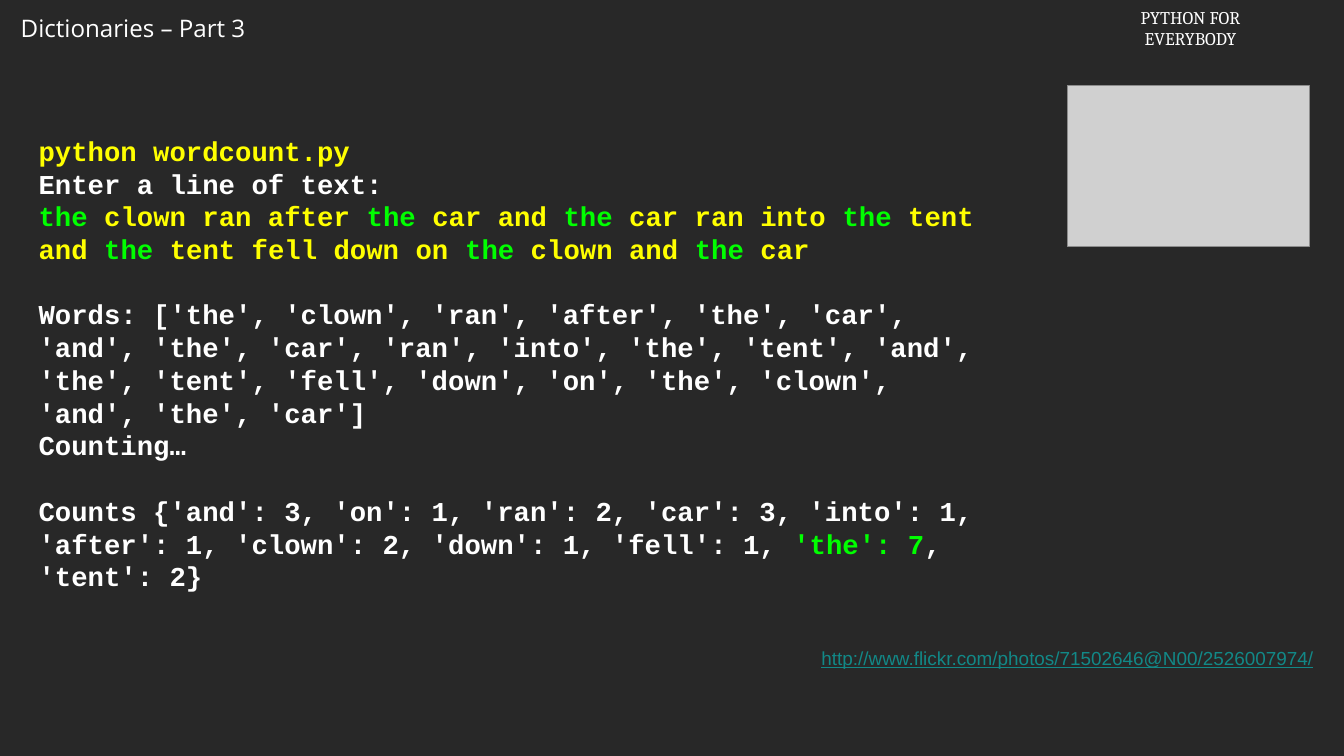
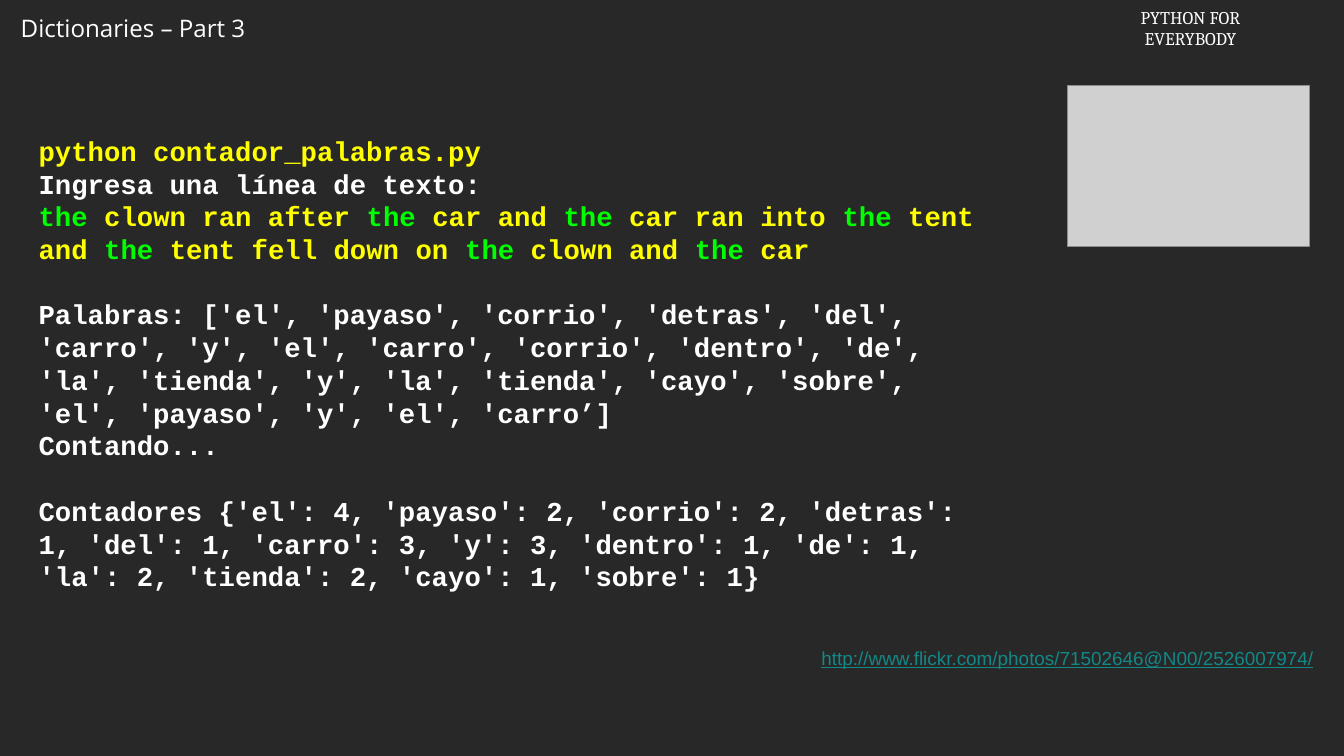
Before and after one commit to csev/py4e, a slide deck: slide 3 of ai/9.3.pptx. Drawn at 1344x756 pixels with LibreOffice and Linux fonts; fonts in the diff are those of the drawing; grey boxes stand for pictures; background and template pictures are left out. Boxes give left, top, right and bottom in pixels: in the first picture for what was removed or moved away, otherwise in the second. Text is boxed around its words. In the diff, an @@ line names an element or a change of style, - is before the commit and + after.

```diff
--- a/ai/9.3.pptx
+++ b/ai/9.3.pptx
@@ text at <box>39,142,481,200</box>: text changed @@
-python wordcount.py
-Enter a line of text:
+python contador_palabras.py
+Ingresa una línea de texto:
@@ text at <box>39,305,956,592</box>: text changed @@
-Words: ['the', 'clown', 'ran', 'after', 'the', 'car', 'and', 'the', 'car', 'ran', 'into', 'the', 'tent', 'and', 'the', 'tent', 'fell', 'down', 'on', 'the', 'clown', 'and', 'the', 'car']
-Counting…
-Counts {'and': 3, 'on': 1, 'ran': 2, 'car': 3, 'into': 1, 'after': 1, 'clown': 2, 'down': 1, 'fell': 1, 'the': 7, 'tent': 2}
+Palabras: ['el', 'payaso', 'corrio', 'detras', 'del', 'carro', 'y', 'el', 'carro', 'corrio', 'dentro', 'de', 'la', 'tienda', 'y', 'la', 'tienda', 'cayo', 'sobre', 'el', 'payaso', 'y', 'el', 'carro’]
+Contando...
+Contadores {'el': 4, 'payaso': 2, 'corrio': 2, 'detras': 1, 'del': 1, 'carro': 3, 'y': 3, 'dentro': 1, 'de': 1, 'la': 2, 'tienda': 2, 'cayo': 1, 'sobre': 1}
```
Also in this commit, not shown: 5 other slides changed, 4 slides added, 4 slides removed.
